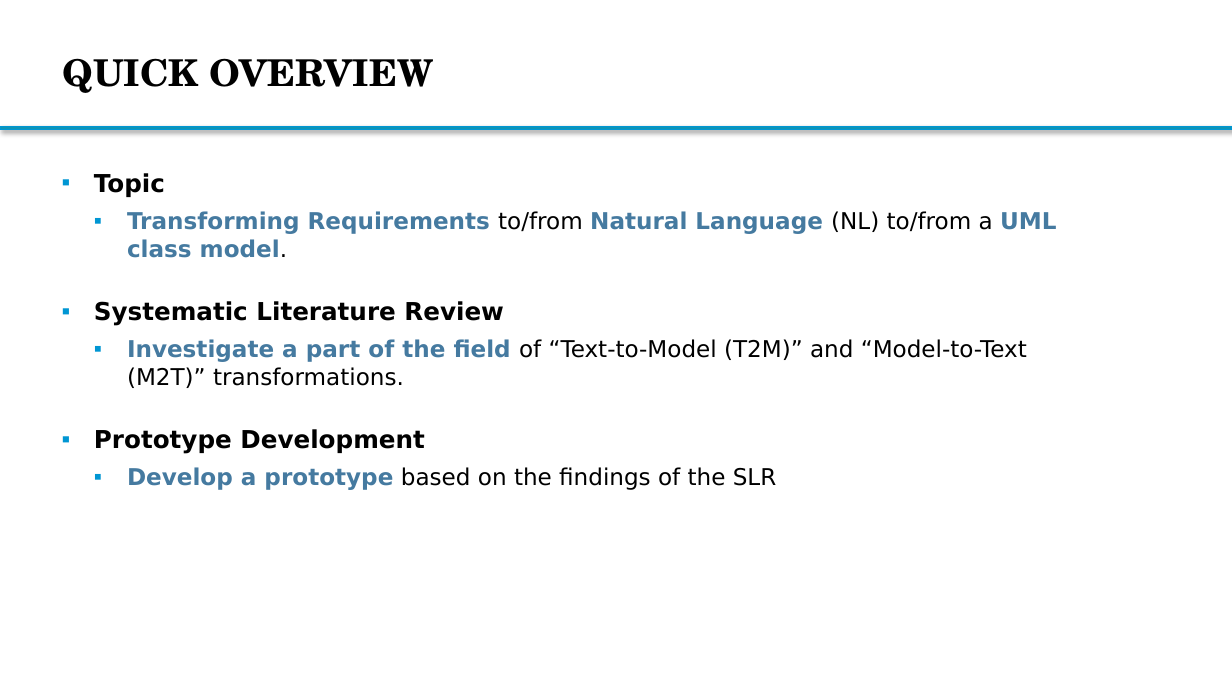
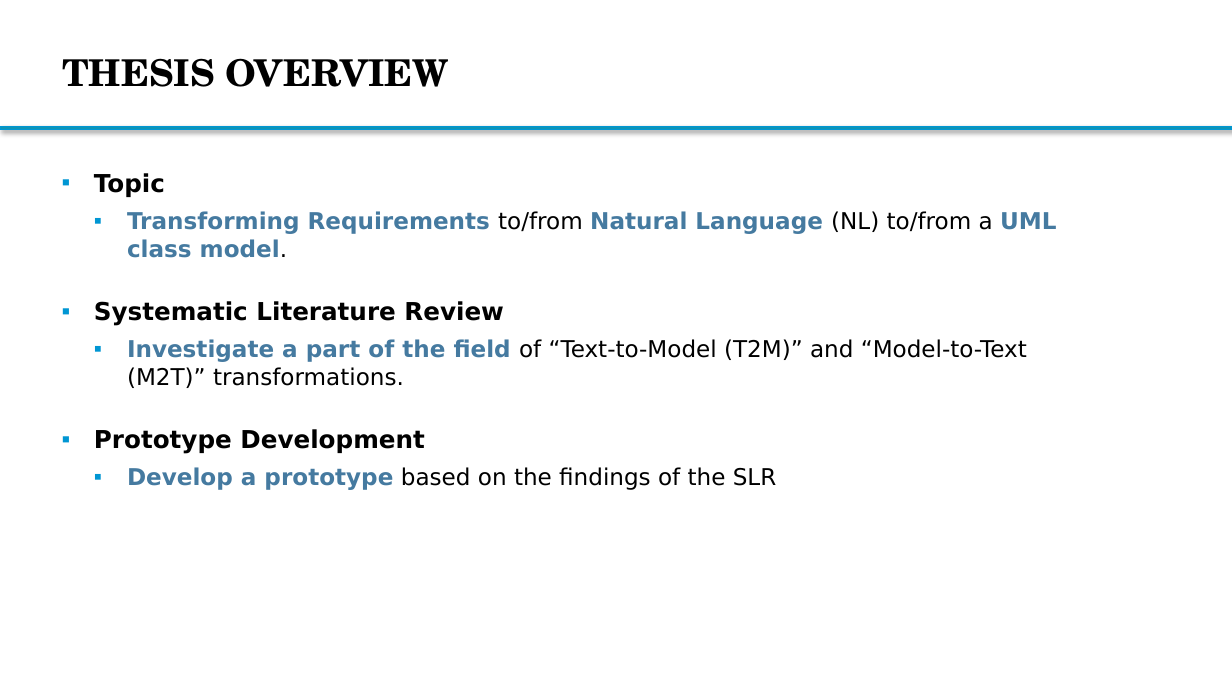
Before and after one commit to Bimi1804/BiT-ReNU, a slide deck: slide 4 of MasterThesis_Presentation2_MarkusBimassl.pptx. Drawn at 1232x693 pixels with LibreOffice and Linux fonts; fonts in the diff are those of the drawing; background and template pictures are left out. Boxes give left, top, right and bottom in pixels: in the first picture for what was removed or moved away, otherwise in the second. Text is boxed around its words. In the diff, an @@ line names an element or a change of style, - is before the commit and + after.

```diff
--- a/MasterThesis_Presentation2_MarkusBimassl.pptx
+++ b/MasterThesis_Presentation2_MarkusBimassl.pptx
@@ title at [62, 58, 449, 87]: text changed @@
-QUICK OVERVIEW
+THESIS OVERVIEW
```
Also in this commit, not shown: 5 other slides changed, 1 other file.
